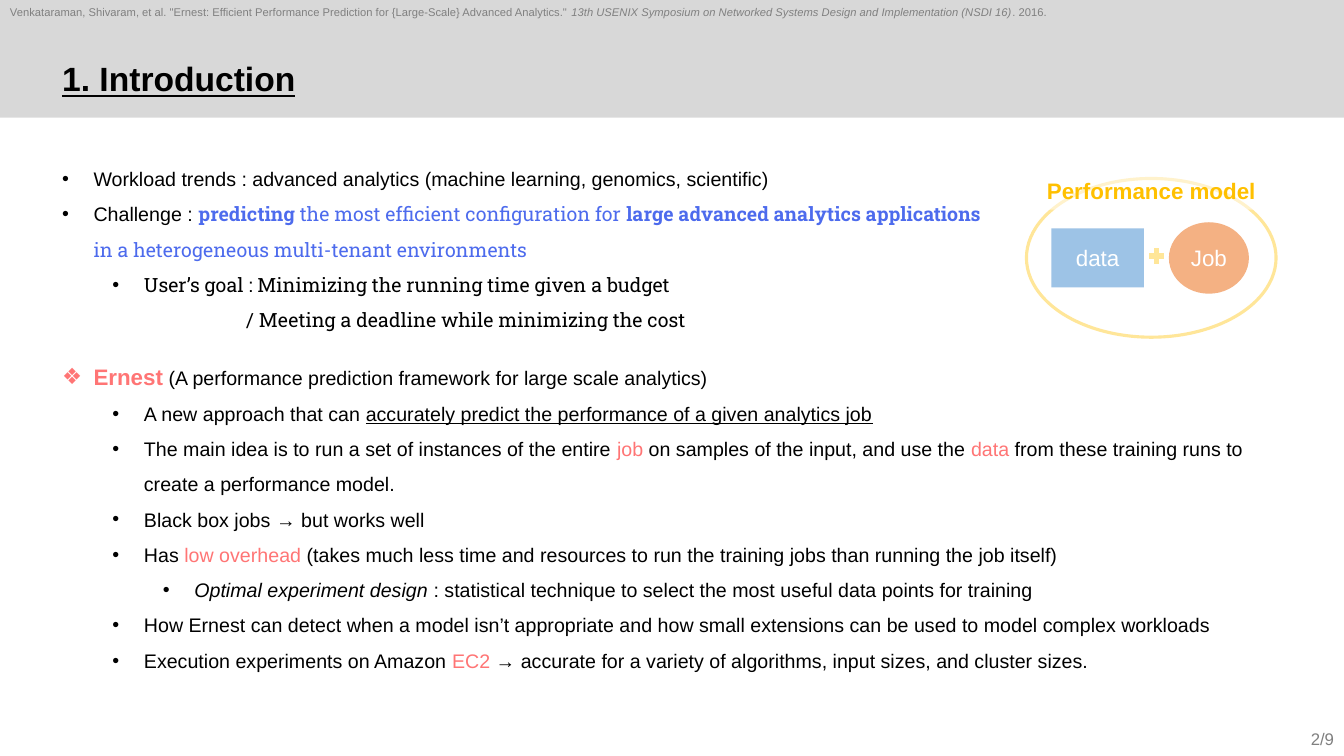
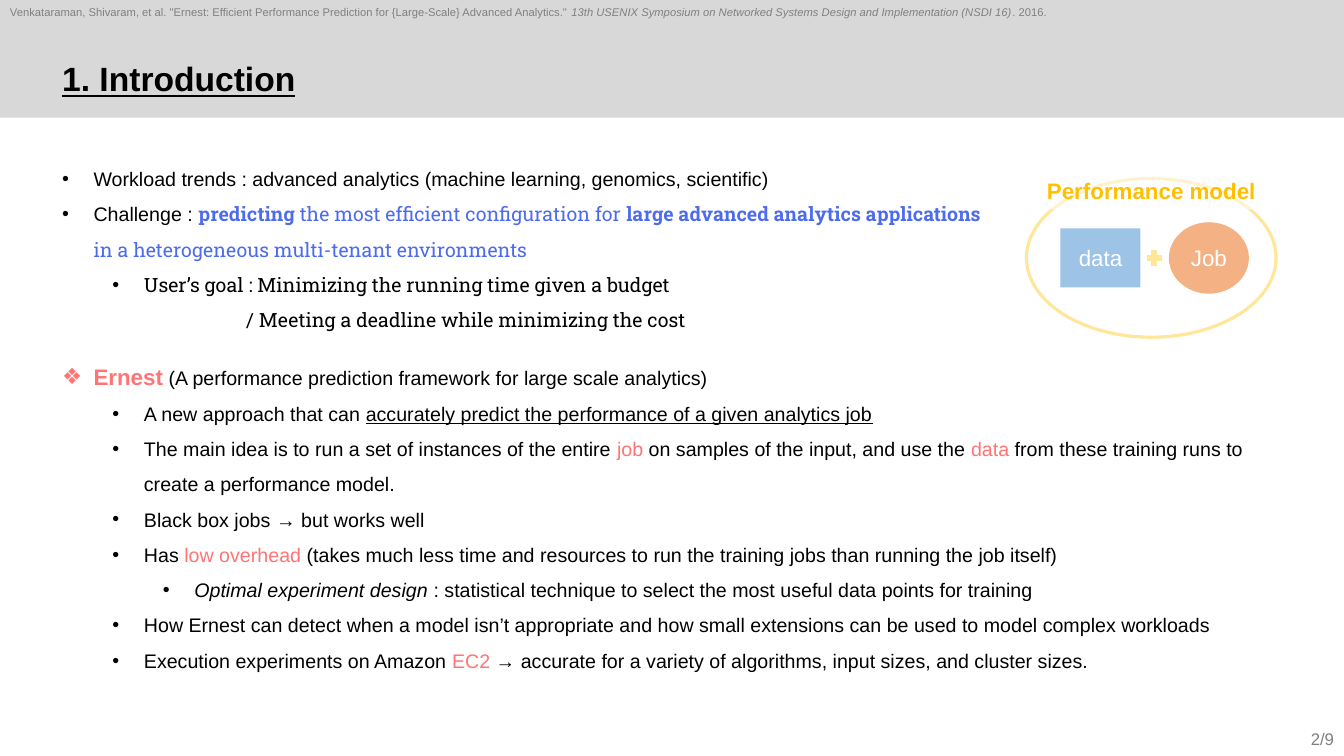
Before and after one commit to sohee98/2022-2nd-Course, a slide deck: slide 2 of Cloud Computing/Paper review/3. Ernest/22.11.22_Ernest_SoheeKim.pptx. Drawn at 1344x756 pixels with LibreOffice and Linux fonts; fonts in the diff are those of the drawing. Boxes give left, top, right and bottom in pixels: in the first picture for what was removed or moved away, otherwise in the second. Text is boxed around its words. In the diff, an @@ line names an element or a change of style, - is before the commit and + after.

```diff
--- a/Cloud Computing/Paper review/3. Ernest/22.11.22_Ernest_SoheeKim.pptx
+++ b/Cloud Computing/Paper review/3. Ernest/22.11.22_Ernest_SoheeKim.pptx
@@ rectangle "data": place and size @@
-rectangle "data" at [1052, 229, 1144, 288]
+rectangle "data" at [1061, 229, 1140, 288]
```
Also in this commit, not shown: 3 other slides changed, 6 slides removed.
